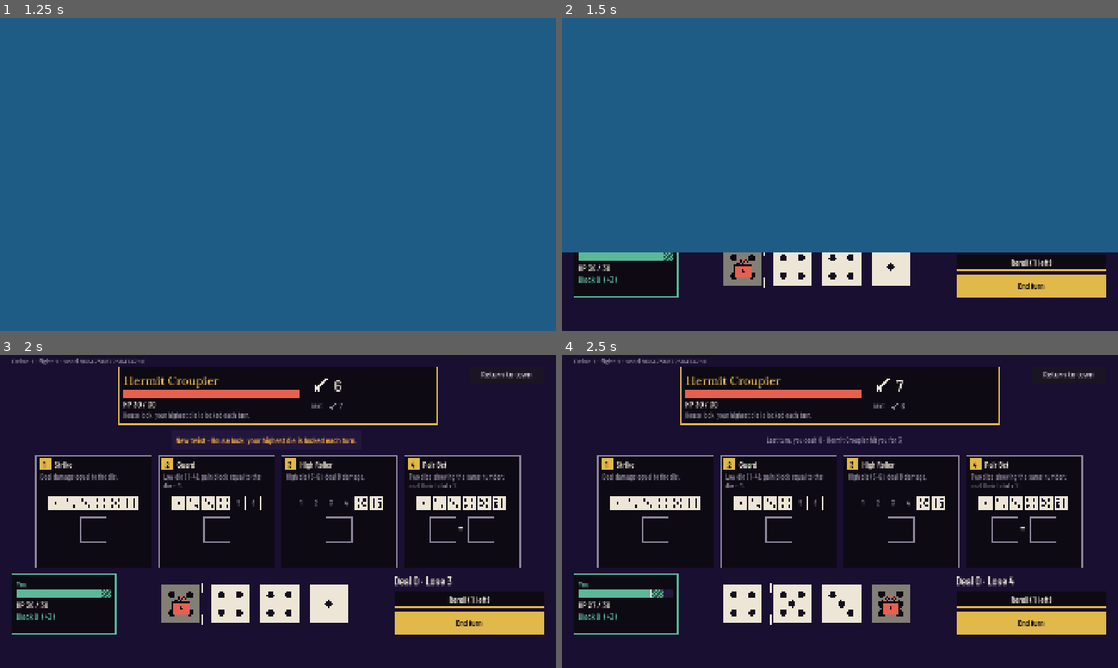
Above: before the commit, frames 1-4 (two rows, left to right).
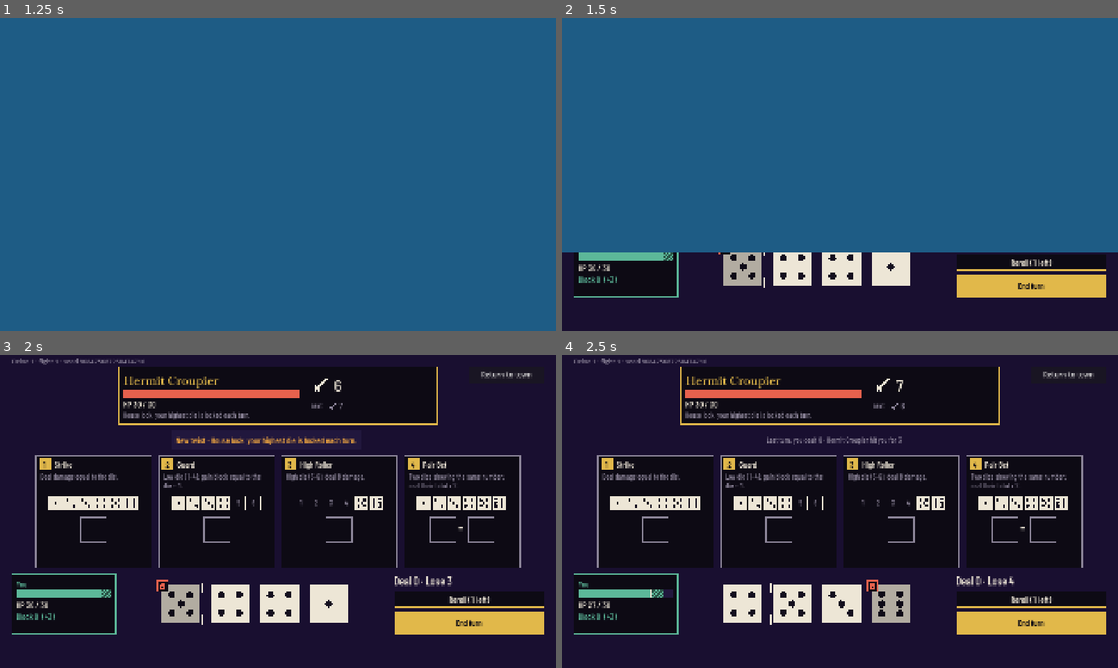
Above: after the commit, the same moments.

Repository: vantaloomin/saikoro-bay
Game: Godot game, scene res://game/boot/boot.tscn
Same seed, same stepped clock (60 frames per second), same inputs: the game is played once before the commit and once after it.
Inputs (mouse positions are in pixels of both pictures, inside the frame that each line leads up to):
- Up to frame 1 (1.25 s): click "Go down" at 0.5 s
- Up to frame 2 (1.5 s): click "Go down" at 1.25 s
- Up to frame 3 (2 s): no input
- Up to frame 4 (2.5 s): tap Enter (ui_accept) at 2, 2.27 s; move the mouse to (962, 495) at 2.02 s; hold Right (ui_right) from 2.03 s (still down); tap Space (board_commit) at 2.1 s; click (962, 495) at 2.17 s

Frame 1 is identical in both runs. In frame 2, 0.7% of the frame differs, in the area x 28-36%, y 74-86%; in frame 3, 0.8%, in the area x 28-36%, y 71-86%; in frame 4, 0.8%.

Commit message:
Board: padlock as a corner badge, used Nudge chip slashed
The padlock covered the locked die's pips, so a locked 6 didn't read as
a 6. It now sits in a corner badge like the bite tag, over a lightly
greyed face. The bite tag text is dark for greyscale contrast, and a
used Nudge chip gets a slash as well as dimming.

Diff:
--- a/game/delve/board/die_view.gd
+++ b/game/delve/board/die_view.gd
@@ -118,8 +118,13 @@
 		face = BoardStyle.DIM
 	BoardStyle.draw_die(self, rect, value, face)
 	if locked:
-		draw_rect(rect, Color(0, 0, 0, 0.45))
-		BoardStyle.draw_padlock(self, rect)
+		# Lightly greyed so the pips still show what it is; the padlock sits
+		# in a corner badge, like the bite tag, instead of over the pips.
+		draw_rect(rect, Color(0, 0, 0, 0.25))
+		var badge: Rect2 = Rect2(rect.position - Vector2(14, 14), Vector2(36, 36))
+		draw_rect(badge, BoardStyle.LACQUER)
+		draw_rect(badge, BoardStyle.DANGER, false, 2.0)
+		BoardStyle.draw_padlock(self, badge.grow(4))
 	if discarded:
 		# Dark under red, so the cross reads in greyscale too.
 		for pass_color: Color in [BoardStyle.LACQUER, BoardStyle.DANGER]:
@@ -129,7 +134,7 @@
 	if bite_marker:
 		var font: Font = get_theme_default_font()
 		draw_rect(Rect2(rect.end.x - 40, rect.position.y - 6, 46, 30), BoardStyle.DANGER)
-		draw_string(font, Vector2(rect.end.x - 36, rect.position.y + 18), "-1", HORIZONTAL_ALIGNMENT_LEFT, -1, 22, BoardStyle.INK)
+		draw_string(font, Vector2(rect.end.x - 36, rect.position.y + 18), "-1", HORIZONTAL_ALIGNMENT_LEFT, -1, 22, BoardStyle.LACQUER)
 	if selected:
 		BoardStyle.draw_brackets(self, rect, BoardStyle.GOLD, 10.0)
 	elif has_focus() or is_hovered():
--- a/game/delve/board/face_chip.gd
+++ b/game/delve/board/face_chip.gd
@@ -51,3 +51,8 @@
 	var font_size: int = int(radius * 0.95)
 	var w: float = font.get_string_size(text, HORIZONTAL_ALIGNMENT_LEFT, -1, font_size).x
 	draw_string(font, center + Vector2(-w / 2.0, font_size * 0.36), text, HORIZONTAL_ALIGNMENT_LEFT, -1, font_size, BoardStyle.LACQUER)
+	if dimmed:
+		# Used: a slash as well as the dimming, so it reads in greyscale.
+		var d: Vector2 = Vector2(radius, -radius) * 0.75
+		draw_line(center - d, center + d, BoardStyle.LACQUER, 6.0)
+		draw_line(center - d, center + d, BoardStyle.INK, 2.5)
